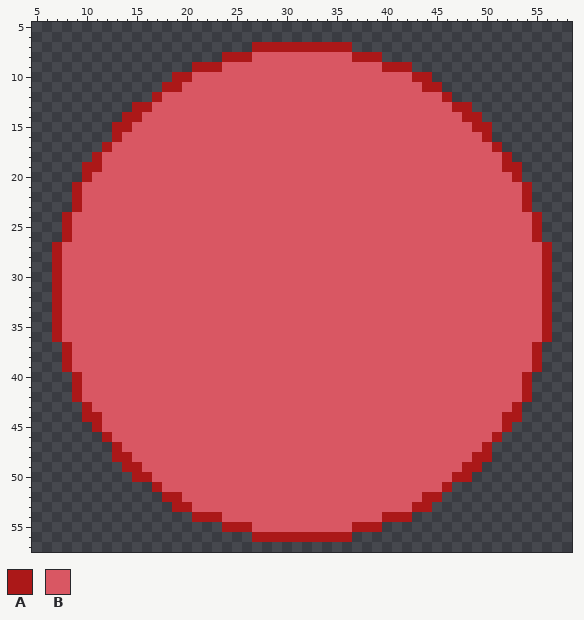
Edited in one commit: pixel-art file (resources/image/button/close/idle.ase). The picture above was drawn from the file before the commit.
64x64 pixels, 1 frame. Shown: x 5..58, y 5..57.
Visible layers, top first: "Layer 2", "Layer 1".
Palette (. is transparent): A #ab1818  B #d95763
Pixels before (only the part around the change), first column x 6:
 5 .....................................................
 6 .....................................................
 7 .....................AAAAAAAAAA......................
 8 ..................AAABBBBBBBBBBAAA...................
 9 ...............AAABBBBBBBBBBBBBBBBAAA................
10 .............AABBBBBBBBBBBBBBBBBBBBBBAA..............
11 ............AABBBBBBBBBBBBBBBBBBBBBBBBAA.............
12 ...........ABBBBBBBBBBBBBBBBBBBBBBBBBBBBA............
13 .........AABBBBBBBBBBBBBBBBBBBBBBBBBBBBBBAA..........
14 ........AABBBBBBBBBBBBBBBBBBBBBBBBBBBBBBBBAA.........
15 .......AABBBBBBBBBBBBBBBBBBBBBBBBBBBBBBBBBBAA........
16 .......ABBBBBBBBBBBBBBBBBBBBBBBBBBBBBBBBBBBBA........
17 ......ABBBBBBBBBBBBBBBBBBBBBBBBBBBBBBBBBBBBBBA.......
18 .....ABBBBBBBBBBBBBBBBBBBBBBBBBBBBBBBBBBBBBBBBA......
19 ....AABBBBBBBBBBBBBBBBBBBBBBBBBBBBBBBBBBBBBBBBAA.....
20 ....ABBBBBBBBBBBBBBBBBBBBBBBBBBBBBBBBBBBBBBBBBBA.....
21 ...ABBBBBBBBBBBBBBBBBBBBBBBBBBBBBBBBBBBBBBBBBBBBA....
22 ...ABBBBBBBBBBBBBBBBBBBBBBBBBBBBBBBBBBBBBBBBBBBBA....
23 ...ABBBBBBBBBBBBBBBBBBBBBBBBBBBBBBBBBBBBBBBBBBBBA....
24 ..ABBBBBBBBBBBBBBBBBBBBBBBBBBBBBBBBBBBBBBBBBBBBBBA...
25 ..ABBBBBBBBBBBBBBBBBBBBBBBBBBBBBBBBBBBBBBBBBBBBBBA...
26 ..ABBBBBBBBBBBBBBBBBBBBBBBBBBBBBBBBBBBBBBBBBBBBBBA...
27 .ABBBBBBBBBBBBBBBBBBBBBBBBBBBBBBBBBBBBBBBBBBBBBBBBA..
28 .ABBBBBBBBBBBBBBBBBBBBBBBBBBBBBBBBBBBBBBBBBBBBBBBBA..
29 .ABBBBBBBBBBBBBBBBBBBBBBBBBBBBBBBBBBBBBBBBBBBBBBBBA..
30 .ABBBBBBBBBBBBBBBBBBBBBBBBBBBBBBBBBBBBBBBBBBBBBBBBA..
31 .ABBBBBBBBBBBBBBBBBBBBBBBBBBBBBBBBBBBBBBBBBBBBBBBBA..
32 .ABBBBBBBBBBBBBBBBBBBBBBBBBBBBBBBBBBBBBBBBBBBBBBBBA..
33 .ABBBBBBBBBBBBBBBBBBBBBBBBBBBBBBBBBBBBBBBBBBBBBBBBA..
34 .ABBBBBBBBBBBBBBBBBBBBBBBBBBBBBBBBBBBBBBBBBBBBBBBBA..
35 .ABBBBBBBBBBBBBBBBBBBBBBBBBBBBBBBBBBBBBBBBBBBBBBBBA..
36 .ABBBBBBBBBBBBBBBBBBBBBBBBBBBBBBBBBBBBBBBBBBBBBBBBA..
37 ..ABBBBBBBBBBBBBBBBBBBBBBBBBBBBBBBBBBBBBBBBBBBBBBA...
38 ..ABBBBBBBBBBBBBBBBBBBBBBBBBBBBBBBBBBBBBBBBBBBBBBA...
39 ..ABBBBBBBBBBBBBBBBBBBBBBBBBBBBBBBBBBBBBBBBBBBBBBA...
40 ...ABBBBBBBBBBBBBBBBBBBBBBBBBBBBBBBBBBBBBBBBBBBBA....
41 ...ABBBBBBBBBBBBBBBBBBBBBBBBBBBBBBBBBBBBBBBBBBBBA....
42 ...ABBBBBBBBBBBBBBBBBBBBBBBBBBBBBBBBBBBBBBBBBBBBA....
43 ....ABBBBBBBBBBBBBBBBBBBBBBBBBBBBBBBBBBBBBBBBBBA.....
44 ....AABBBBBBBBBBBBBBBBBBBBBBBBBBBBBBBBBBBBBBBBAA.....
45 .....ABBBBBBBBBBBBBBBBBBBBBBBBBBBBBBBBBBBBBBBBA......
46 ......ABBBBBBBBBBBBBBBBBBBBBBBBBBBBBBBBBBBBBBA.......
47 .......ABBBBBBBBBBBBBBBBBBBBBBBBBBBBBBBBBBBBA........
48 .......AABBBBBBBBBBBBBBBBBBBBBBBBBBBBBBBBBBAA........
49 ........AABBBBBBBBBBBBBBBBBBBBBBBBBBBBBBBBAA.........
50 .........AABBBBBBBBBBBBBBBBBBBBBBBBBBBBBBAA..........
51 ...........ABBBBBBBBBBBBBBBBBBBBBBBBBBBBA............
52 ............AABBBBBBBBBBBBBBBBBBBBBBBBAA.............
53 .............AABBBBBBBBBBBBBBBBBBBBBBAA..............
54 ...............AAABBBBBBBBBBBBBBBBAAA................
55 ..................AAABBBBBBBBBBAAA...................
56 .....................AAAAAAAAAA......................
57 .....................................................
Now the later version:
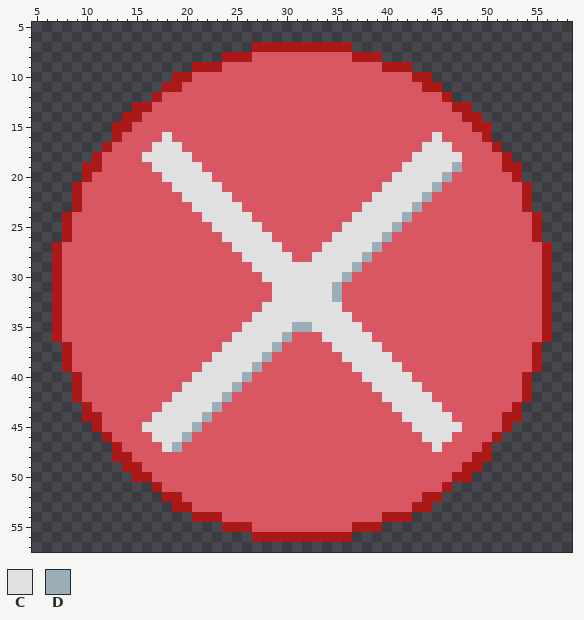
Colours new in this view: C #e0e0e0  D #9badb7
The exact change:
layer "Layer 3" now shown
Layer "Layer 3":
Colour C replaces colour B in row 16 at x 18 and 45; in row 17 at x 17 to 19 and 44 to 46; in row 18 at x 16 to 20 and 43 to 47; in row 19 at x 17 to 21 and 42 to 46; in row 20 at x 18 to 22 and 41 to 45; in row 21 at x 19 to 23 and 40 to 44.
Colour C replaces colour B in row 22 at x 20 to 24 and 39 to 43; in row 23 at x 21 to 25 and 38 to 42; in row 24 at x 22 to 26 and 37 to 41; in row 25 at x 23 to 27 and 36 to 40; in row 26 at x 24 to 28 and 35 to 39; in row 27 at x 25 to 29 and 34 to 38.
Colour C replaces colour B in row 28 at x 26 to 30 and 33 to 37; in row 29 at x 27 to 36; in row 30 at x 28 to 35; in rows 31 to 32 at x 29 to 34; in row 33 at x 28 to 35; in row 34 at x 27 to 36.
Colour C replaces colour B in row 35 at x 26 to 30 and 33 to 37; in row 36 at x 25 to 29 and 34 to 38; in row 37 at x 24 to 28 and 35 to 39; in row 38 at x 23 to 27 and 36 to 40; in row 39 at x 22 to 26 and 37 to 41; in row 40 at x 21 to 25 and 38 to 42.
Colour C replaces colour B in row 41 at x 20 to 24 and 39 to 43; in row 42 at x 19 to 23 and 40 to 44; in row 43 at x 18 to 22 and 41 to 45; in row 44 at x 17 to 21 and 42 to 46; in row 45 at x 16 to 20 and 43 to 47; in row 46 at x 17 to 19 and 44 to 46.
Colour C replaces colour B in row 47 at x 18 and 45.
Colour D replaces colour B in row 19 at x 47; in row 20 at x 46; in row 21 at x 45; in row 22 at x 44; in row 23 at x 43; in row 24 at x 42.
Colour D replaces colour B in row 25 at x 41; in row 26 at x 40; in row 27 at x 39; in row 28 at x 38; in row 29 at x 37; in row 30 at x 36.
Colour D replaces colour B in rows 31 to 32 at x 35; in row 35 at x 31 to 32; in row 36 at x 30; in row 37 at x 29; in row 38 at x 28; in row 39 at x 27.
Colour D replaces colour B in row 40 at x 26; in row 41 at x 25; in row 42 at x 24; in row 43 at x 23; in row 44 at x 22; in row 45 at x 21.
Colour D replaces colour B in row 46 at x 20; in row 47 at x 19.
